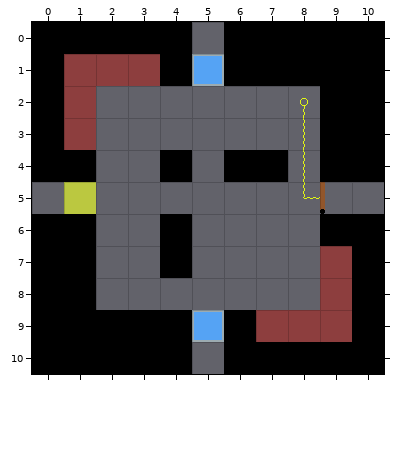
Two versions of a level (Tiled map (JSON), Assets/Level_Editor/TileMap/Room_1.tmj). Above, as it was before the edit.
Cells are 32x32 px. Shown: x 0..10, y 0..10.
Once edited:
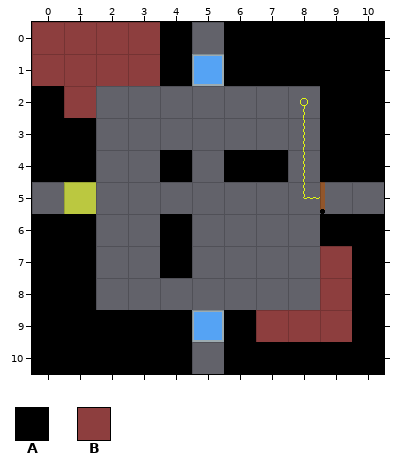
Key: from "tileSet": A 33, B 34.
_ is an empty cell.
Diff:
Layer "Blocks":
Tile A replaces tile B in row 3 at x 1.
Tile B replaces tile A in row 0 at x 0 to 3; in row 1 at x 0.
Where, in picture pixels (left, top, right, bottom), the same in both pictures:
changed: (32, 22, 160, 86)
changed: (64, 118, 96, 150)
